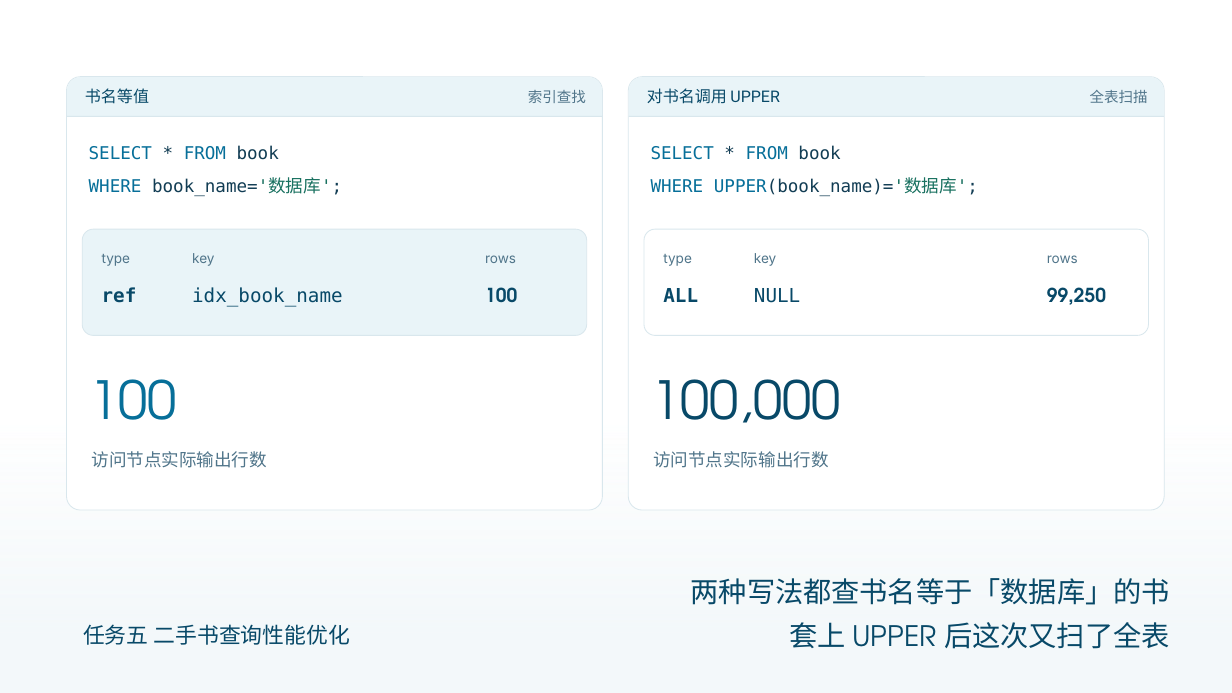
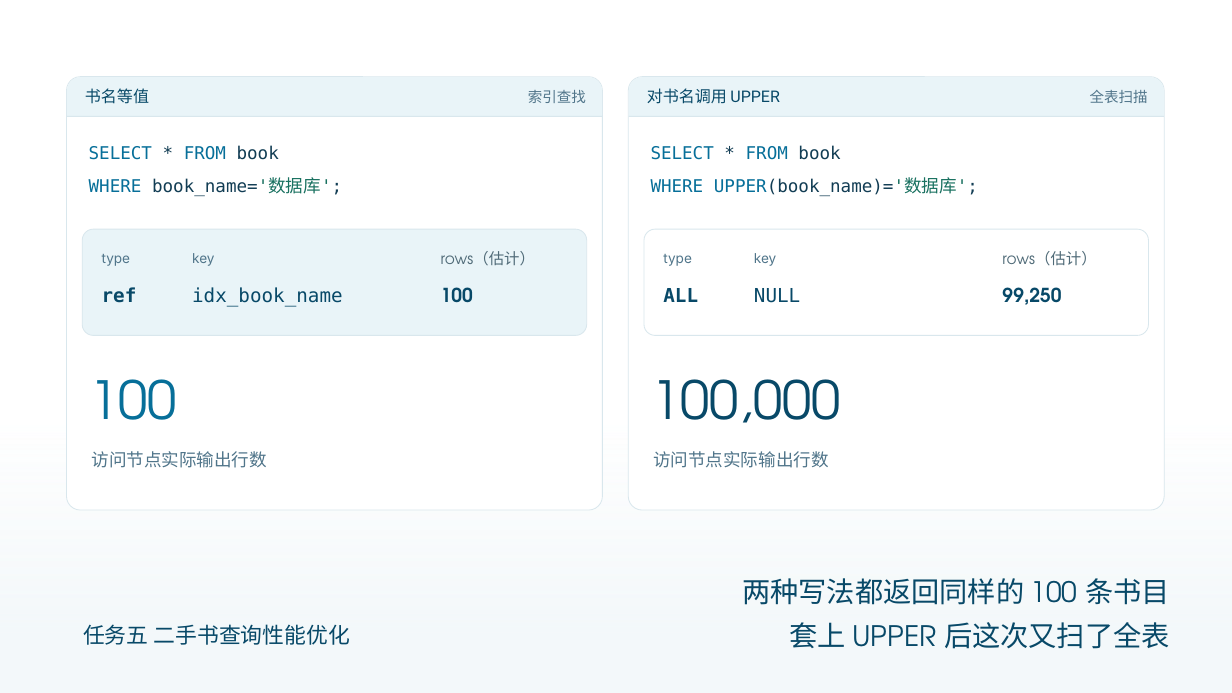
Before and after one commit to AurLemon/pageslip-demo, a slide deck: slide 7 of presentations/task-5-query-optimization.pptx. Drawn at 1232x693 pixels with LibreOffice and Linux fonts; fonts in the diff are those of the drawing. Boxes give left, top, right and bottom in pixels: in the first picture for what was removed or moved away, otherwise in the second. Text is boxed around its words. In the diff, an @@ line names an element or a change of style, - is before the commit and + after.

Commit message:
docs(presentation): 逐页核查版式与实验数据

```diff
--- a/presentations/task-5-query-optimization.pptx
+++ b/presentations/task-5-query-optimization.pptx
@@ text at bbox=[441, 251, 535, 265]: text changed; size 10.6 to 12 pt; font Inter to TeX Gyre Adventor; text colour #50758A to #506B78 @@
-rows
+rows（估计）
@@ text at bbox=[1002, 251, 1096, 266]: text changed; size 10.6 to 12 pt; font Inter to TeX Gyre Adventor; text colour #50758A to #506B78 @@
-rows
+rows（估计）
@@ text "100": place and size @@
-text "100" at bbox=[485, 287, 517, 303]
+text "100" at bbox=[441, 287, 473, 303]
@@ text "99,250": place and size @@
-text "99,250" at bbox=[1047, 287, 1106, 305]
+text "99,250" at bbox=[1002, 287, 1061, 305]
@@ text at bbox=[742, 578, 1170, 605]: text changed @@
-两种写法都查书名等于「数据库」的书
+两种写法都返回同样的 100 条书目
```
Also in this commit, not shown: 9 other slides changed, 1 other file.
